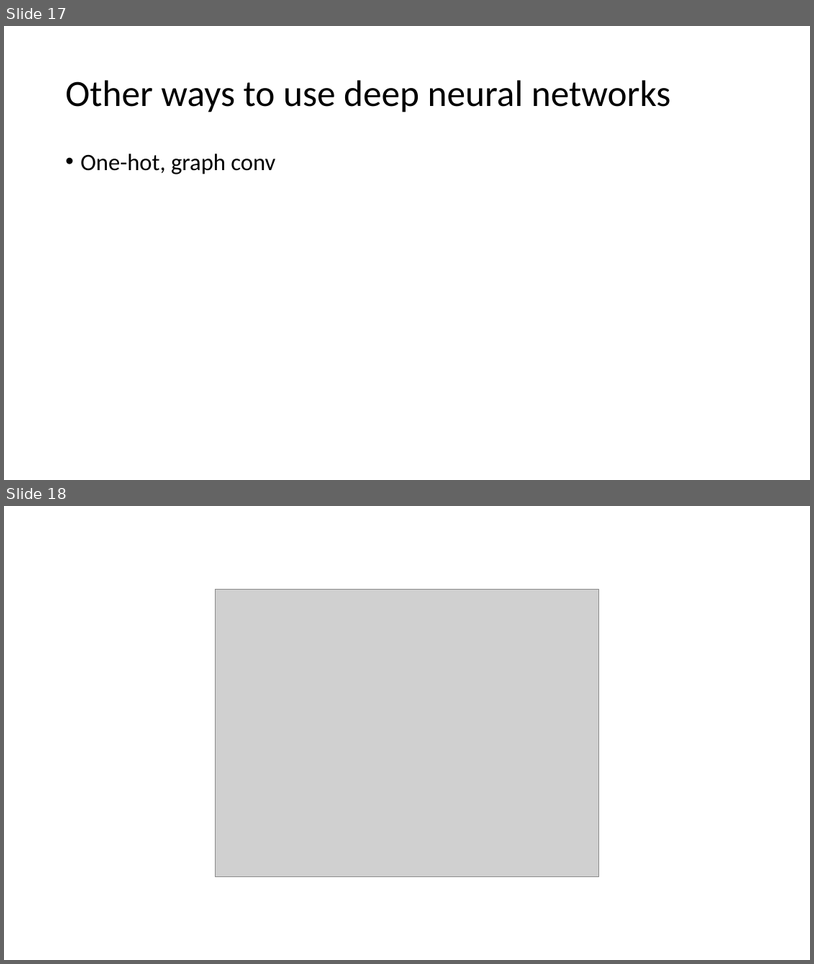
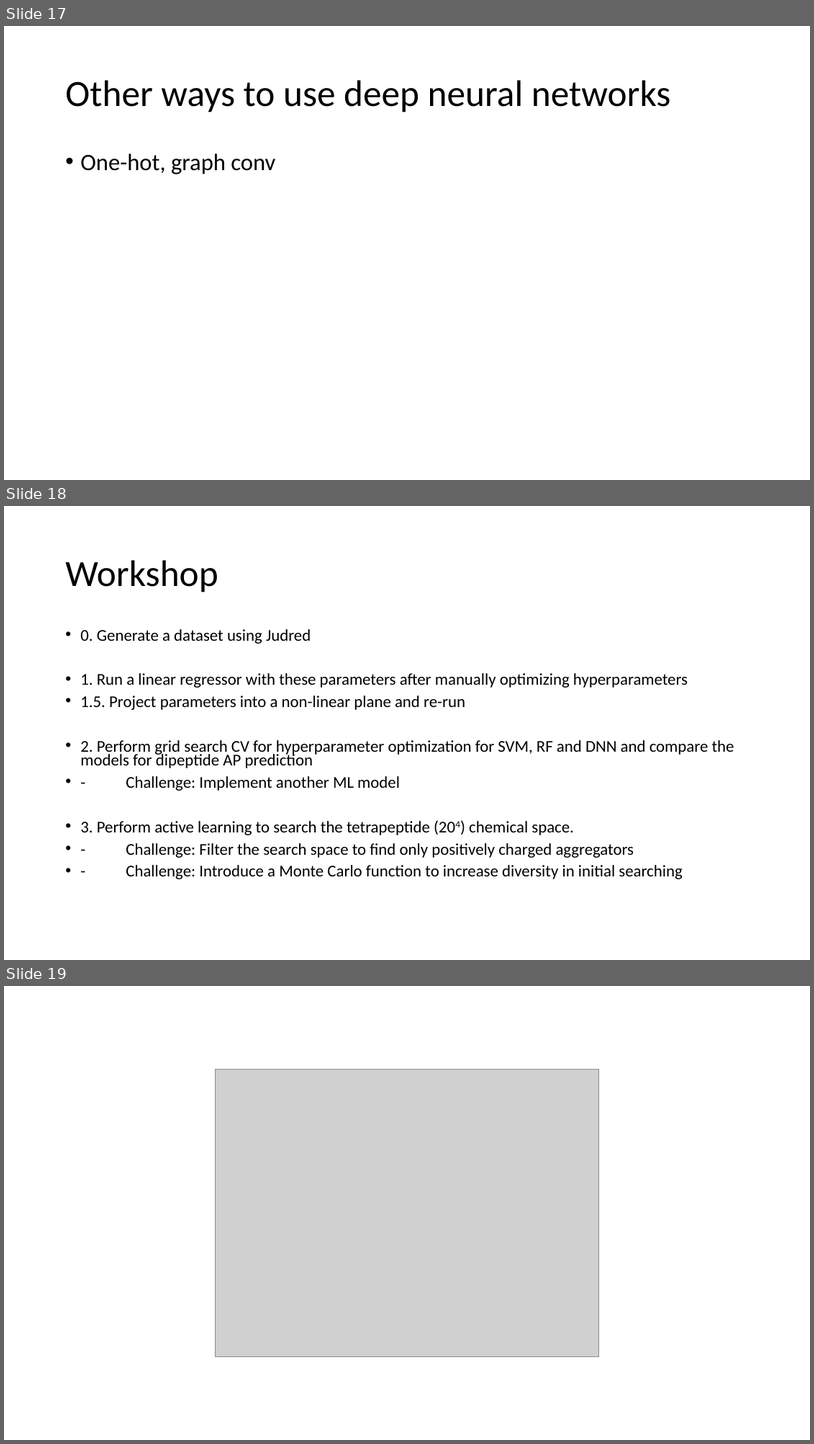
Before and after one commit to avanteijlingen/Tutorial-SB06, a slide deck: ActiveLearning.pptx. Shown one above the other, each under a label of ours: slides 17 and 18 before the commit, slides 17, 18 and 19 after it. The pictures are 814x964 and 814x1444 pixels, drawn with LibreOffice and Linux fonts; fonts in the diff are those of the drawing; grey boxes stand for pictures. Boxes give left, top, right and bottom in pixels: in the first picture for what was removed or moved away, otherwise in the second. Text is boxed around its words. In the diff, an @@ line names an element or a change of style, - is before the commit and + after.

Commit message:
active learning

```diff
--- a/ActiveLearning.pptx
+++ b/ActiveLearning.pptx
@@ slide 18 added at (x1=4, y1=506, x2=810, y2=960), background #FFFFFF @@
@@ title added at (x1=65, y1=560, x2=218, y2=592), 44 pt, text #000000 @@
+Workshop
@@ text added at (x1=80, y1=629, x2=735, y2=879), 19.6 pt, text #000000 @@
+• 0. Generate a dataset using Judred
+• 1. Run a linear regressor with these parameters after manually optimizing hyperparameters
+• 1.5. Project parameters into a non-linear plane and re-run
+• 2. Perform grid search CV for hyperparameter optimization for SVM, RF and DNN and compare the models for dipeptide AP prediction
+• - Challenge: Implement another ML model
+• 3. Perform active learning to search the tetrapeptide (204) chemical space.
+• - Challenge: Filter the search space to find only positively charged aggregators
+• - Challenge: Introduce a Monte Carlo function to increase diversity in initial searching
@@ what was slide 18 is now slide 19 @@
```
Also in this commit, not shown: 3 other files.
